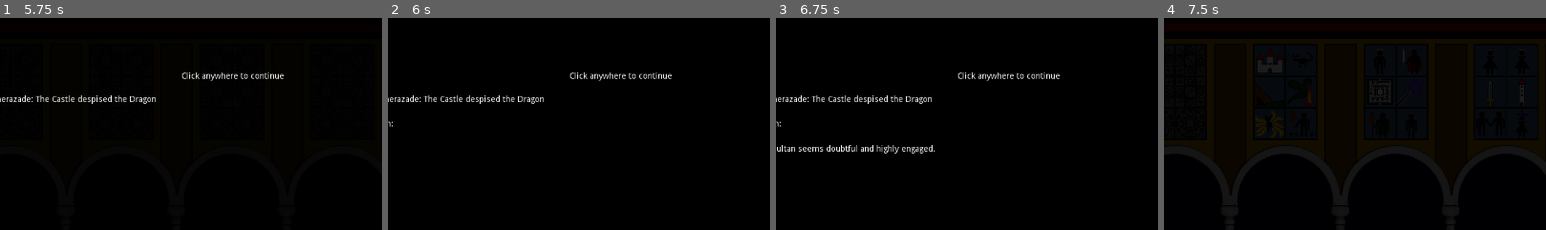
Above: before the commit, frames 1-4 (left to right).
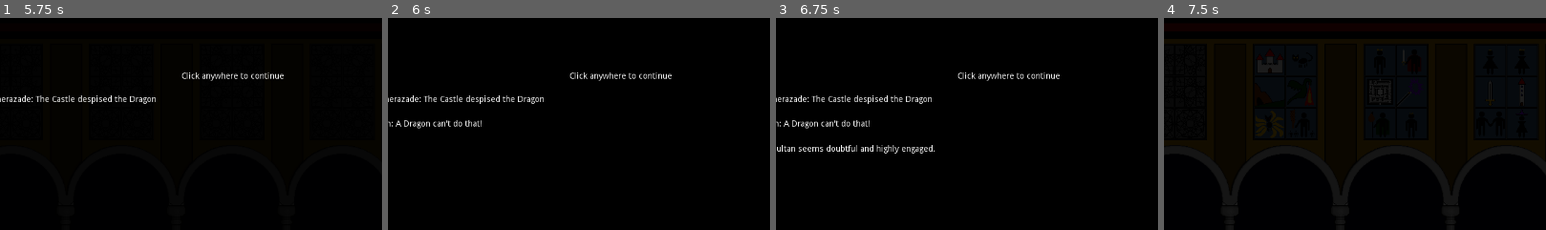
Above: after the commit, the same moments.

Repository: alpacanumerals/LD50
Game: Godot game, scene res://TitleScreen.tscn
Two runs of this game, one before a commit and one after it. Both use one fixed random seed, a clock stepped at 60 frames per second and the inputs below.
Inputs (mouse positions are % of the whole screen's width and height, from its top left):
- Up to frame 1 (5.75 s): click "Start" at 0.5 s; tap Enter at 1.25, 2.75 s; drag from (37, 10) to (39, 58) at 1.27 s; tap Space at 2, 3.5 s; drag from (41, 10) to (39, 58) at 2.02 s; move the mouse to (37, 18) at 2.77 s; hold Right mouse button (right_click) 2.78-3.5 s; click (37, 18) at 3.05 s; drag from (41, 18) to (53, 58) at 3.52 s; click "Tell!" at 4.25 s; click "Tell!" at 5 s
- Up to frame 2 (6 s): click "Tell!" at 5.75 s
- Up to frame 3 (6.75 s): tap Enter at 6.5 s; drag from (53, 5) to (68, 59) at 6.52 s
- Up to frame 4 (7.5 s): tap Enter at 7.25 s; drag from (54, 30) to (68, 59) at 7.27 s
The pictures show only the part of the screen within x 23-73%, y 0-50%; the shares and areas given below are measured in that part.

Frame 1 is identical in both runs. In frame 2, 0.4% of the frame differs, in the area x 2-25%, y 48-53%; in frame 3, 0.4%; in frame 4, nothing differs.

Commit message:
speech fixes

Diff:
--- a/autoload/sultanspeech.gd
+++ b/autoload/sultanspeech.gd
@@ -4,7 +4,11 @@
 var line
 var catno
 
-func speak(subject, object, verb):
+func speak(subject_id, verb_id, object_id):
+    var subject = Story.cards[subject_id]
+    var verb = Story.cards[verb_id]
+    var object = Story.cards[object_id]
+
     finalopinion.clear()
     if Storyrules.offenses.has(Storyrules.rules.CAT_LIFE):
         line = "Well I suppose the Cat's still got lives left."
@@ -25,10 +29,10 @@
         line = "Hmph, so they've taken the place of their twin to escape their responsibilities."
         finalopinion.append(line)
     if Storyrules.offenses.has(Storyrules.rules.ACTION_DEAD):
-        line = "Wasn't the " + object.card_name + "already dead?"
+        line = "Wasn't the " + object.card_name + " already dead?"
         finalopinion.append(line)
     if Storyrules.offenses.has(Storyrules.rules.ACTION_NONSENSE):
-        line = "The " + object.card_name + "can't do that!"
+        line = "A " + object.card_name + " can't do that!"
         finalopinion.append(line)
     if Storyrules.offenses.has(Storyrules.rules.CHAUVANIST_GENERIC):
         if subject is Princess:
--- a/night.gd
+++ b/night.gd
@@ -98,17 +98,24 @@
     if (Story.offense <= 0 && Story.repeats == 0):
         text = "How interesting!"
     else:
+        var comments = []
         match (Story.repeats):
             0:
                 pass
             1:
-                text = "Didn't that happen before?"
+                comments.append("Didn't that happen before?")
             2:
-                text = "I'm sure that already happened."
+                comments.append("I'm sure that already happened.")
             3, 4, 5:
-                text = "You're repeating yourself!"
-        #var comments = Sultanspeech.speak()
-        #text = add_comments(text, comments)
+                comments.append("You're repeating yourself!")
+        comments.append_array(
+                Sultanspeech.speak(
+                    Story.current_tale[Story.phase.SUBJECT],
+                    Story.current_tale[Story.phase.VERB],
+                    Story.current_tale[Story.phase.OBJECT]
+                )
+            )
+        text = add_comments(text, comments)
     return "Sultan: " + text
 
 func compose_sultan_mood():
@@ -149,12 +156,10 @@
     $SultanMood.text = ""
 
 func add_comments(text, comments):
+    var first = true
     for comment in comments:
-        text = text + "And " + comment
+        if first:
+            text += comment
+        else:
+            text += "\n" + comment
     return text
-
-func add_opinion(text, addition):
-    if text == "":
-        return addition
-    else:
-        return text + " And " + addition.to_lower()
